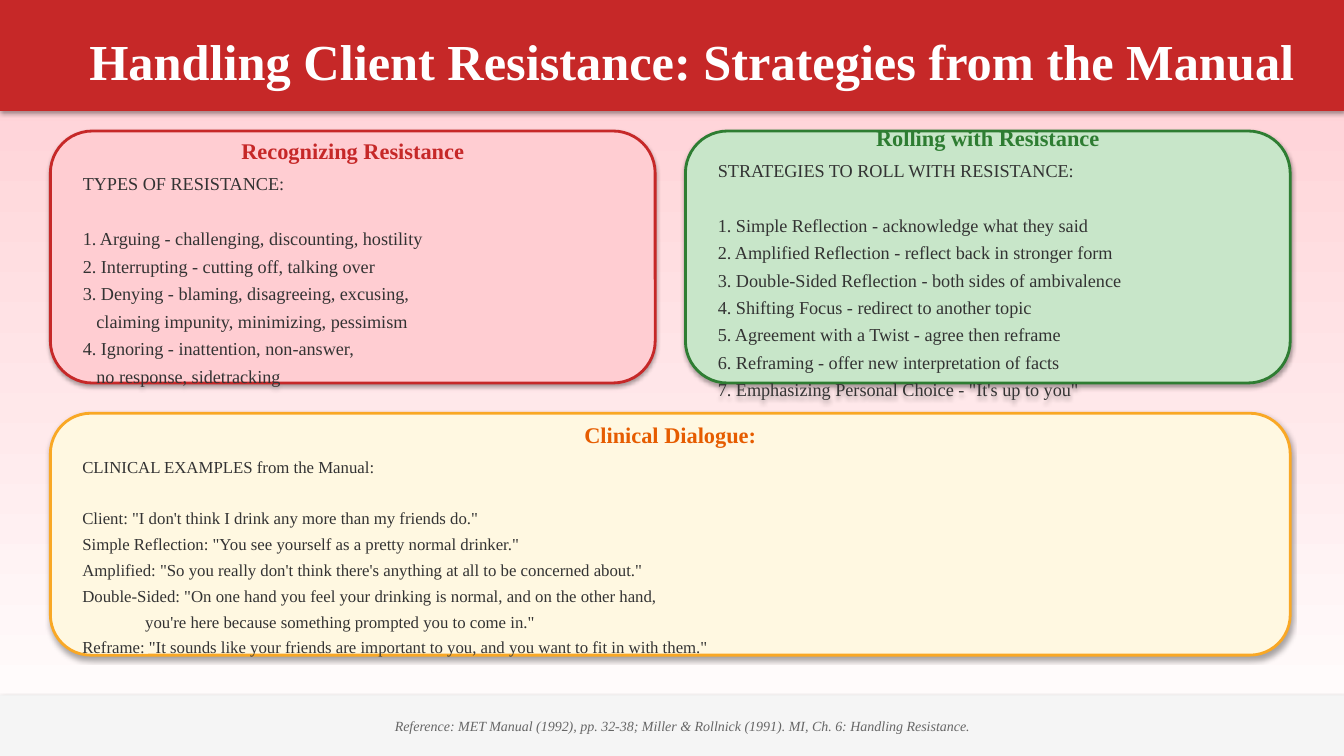
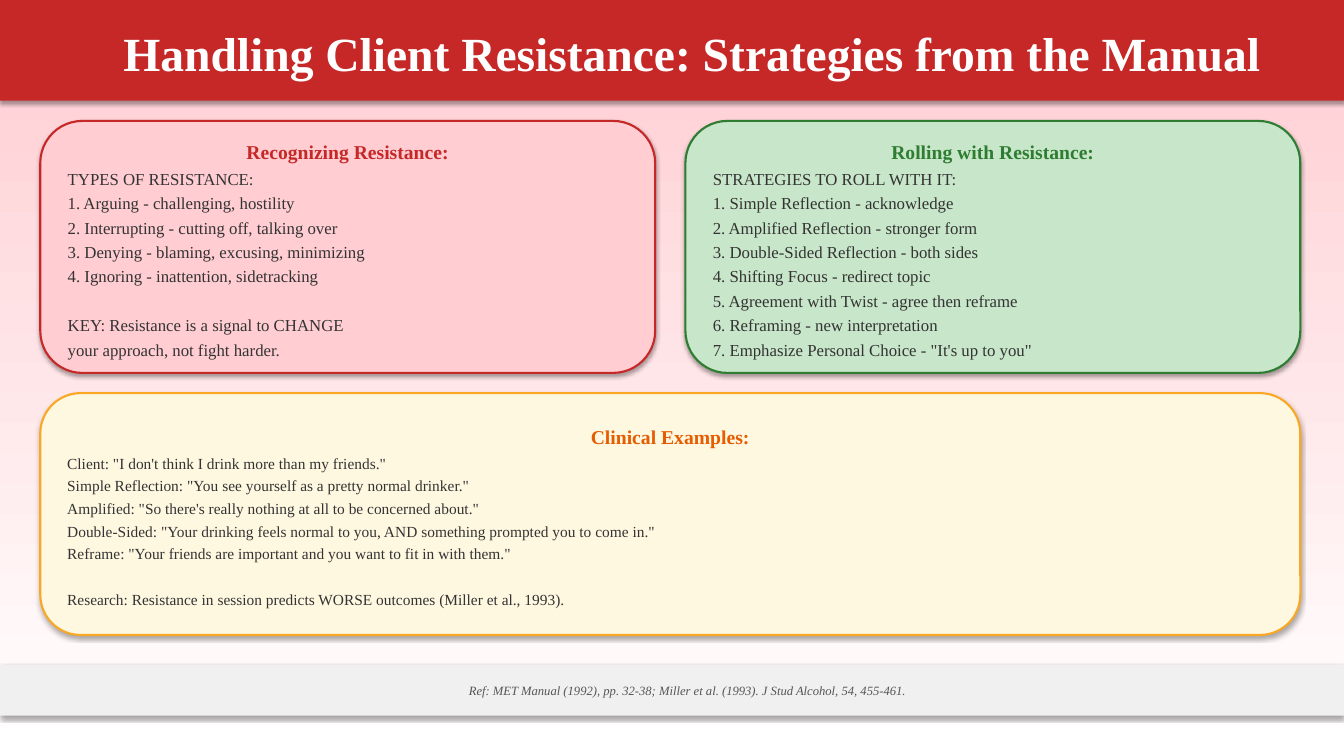
Before and after one commit to tejasdangodra786-byte/Dango-kiro, a slide deck: slide 21 of MET_Comprehensive_Presentation.pptx (slide 23 before the commit). Drawn at 1344x756 pixels with LibreOffice and Linux fonts; fonts in the diff are those of the drawing. Boxes give left, top, right and bottom in pixels: in the first picture for what was removed or moved away, otherwise in the second. Text is boxed around its words. In the diff, an @@ line names an element or a change of style, - is before the commit and + after.

Commit message:
MET Presentation v4.1: Fixed overlaps + new sections (65 slides)
FIXES:
- Strict zone-based layout prevents all visual overlapping
  Title zone: 0-1.0 inch | Content zone: 1.15-6.45 inch | Reference: 6.6-7.1 inch
- Reduced text per box, consistent spacing between elements
- Proper margins and padding in all content boxes

NEW SECTIONS ADDED:
- Section 8: Comparison with Other Therapies
  * MET vs CBT (with research on combining both)
  * MET vs 12-Step Facilitation
  * Comprehensive comparison table (MET/CBT/TSF/CM/CRA/BSFT)
  * Why MET is more effective in specific contexts
  * Family & Caregiver involvement (CRAFT, stepped care model)
  * Therapies used alongside MET for comprehensive care

- Section 9: Comorbid Psychiatric Disorders
  * Personality Disorders (BPD, ASPD) + MET adaptations
  * Depression comorbidity + MET adaptations
  * Anxiety & PTSD comorbidity + MET adaptations
  * Bipolar & Psychotic Disorders + MET adaptations
  * Summary table with all adaptations and adjunct therapies
  * Research references for each comorbid condition

RETAINED FROM v4:
- All original 8 sections (intro, theory, principles, sessions, techniques, case, worksheets, research)
- Colorful visual design with multiple color schemes
- Times New Roman font (titles 34pt, content 12-13pt)
- References on every slide
- Case conceptualization (anonymized)
- 6 printable worksheets

```diff
--- a/MET_Comprehensive_Presentation.pptx
+++ b/MET_Comprehensive_Presentation.pptx
@@ rectangle "Handling Client Resistance: Strategies from ...": place and size @@
-rectangle "Handling Client Resistance: Strategies from ..." at (0, 0, 1344, 111)
+rectangle "Handling Client Resistance: Strategies from ..." at (0, 0, 1344, 101)
@@ rectangle "Handling Client Resistance: Strategies from ..." at (0, 0, 1344, 101): size 36 to 34 pt @@
@@ rounded rectangle "Recognizing Resistance:": place and size @@
-rounded rectangle "Recognizing Resistance:" at (50, 131, 655, 383)
+rounded rectangle "Recognizing Resistance:" at (40, 121, 655, 373)
@@ rounded rectangle "Recognizing Resistance:" at (40, 121, 655, 373): outline #C62828 2 pt to #C62828 1.5 pt @@
@@ text in rounded rectangle at (246, 145, 449, 164): text changed; size 16 to 14 pt @@
-Recognizing Resistance
+Recognizing Resistance:
@@ rounded rectangle "Rolling with Resistance:": place and size @@
-rounded rectangle "Rolling with Resistance:" at (686, 131, 1291, 383)
+rounded rectangle "Rolling with Resistance:" at (686, 121, 1301, 373)
@@ rounded rectangle "Rolling with Resistance:" at (686, 121, 1301, 373): outline #2E7D32 2 pt to #2E7D32 1.5 pt @@
@@ text in rounded rectangle at (713, 145, 1094, 360): text changed; size 13 to 12 pt @@
-Rolling with Resistance
-STRATEGIES TO ROLL WITH RESISTANCE:
-1. Simple Reflection - acknowledge what they said
-2. Amplified Reflection - reflect back in stronger form
-3. Double-Sided Reflection - both sides of ambivalence
-4. Shifting Focus - redirect to another topic
-5. Agreement with a Twist - agree then reframe
-6. Reframing - offer new interpretation of facts
-7. Emphasizing Personal Choice - "It's up to you"
+Rolling with Resistance:
+STRATEGIES TO ROLL WITH IT:
+1. Simple Reflection - acknowledge
+2. Amplified Reflection - stronger form
+3. Double-Sided Reflection - both sides
+4. Shifting Focus - redirect topic
+5. Agreement with Twist - agree then reframe
+6. Reframing - new interpretation
+7. Emphasize Personal Choice - "It's up to you"
@@ text in rounded rectangle at (68, 174, 338, 238): size 13 to 12 pt in "TYPES OF RESISTANCE:", "2. Interrupting - cutting off, talking over"; less space between paragraphs @@
@@ text in rounded rectangle at (68, 197, 295, 213): text changed; size 13 to 12 pt @@
-1. Arguing - challenging, discounting, hostility
+1. Arguing - challenging, hostility
@@ text in rounded rectangle at (68, 246, 364, 360): text changed; size 13 to 12 pt @@
-3. Denying - blaming, disagreeing, excusing,
-claiming impunity, minimizing, pessimism
-4. Ignoring - inattention, non-answer,
-no response, sidetracking
+3. Denying - blaming, excusing, minimizing
+4. Ignoring - inattention, sidetracking
+KEY: Resistance is a signal to CHANGE
+your approach, not fight harder.
@@ rounded rectangle "Clinical Examples:": place and size @@
-rounded rectangle "Clinical Examples:" at (50, 413, 1291, 655)
+rounded rectangle "Clinical Examples:" at (40, 393, 1301, 635)
@@ rounded rectangle "Clinical Examples:" at (40, 393, 1301, 635): outline #F9A825 2 pt to #F9A825 1.5 pt @@
@@ text in rounded rectangle at (67, 430, 749, 472): text changed; size 12 to 11 pt @@
-Clinical Dialogue:
-CLINICAL EXAMPLES from the Manual:
-Client: "I don't think I drink any more than my friends do."
+Clinical Examples:
+Client: "I don't think I drink more than my friends."
@@ text in rounded rectangle at (67, 503, 655, 609): text changed; size 12 to 11 pt @@
-Amplified: "So you really don't think there's anything at all to be concerned about."
-Double-Sided: "On one hand you feel your drinking is normal, and on the other hand,
-you're here because something prompted you to come in."
-Reframe: "It sounds like your friends are important to you, and you want to fit in with them."
+Amplified: "So there's really nothing at all to be concerned about."
+Double-Sided: "Your drinking feels normal to you, AND something prompted you to come in."
+Reframe: "Your friends are important and you want to fit in with them."
+Research: Resistance in session predicts WORSE outcomes (Miller et al., 1993).
@@ text in rounded rectangle at (67, 480, 469, 495): size 12 to 11 pt in "Simple Reflection: "You see yourself as a ..."; less space between paragraphs @@
@@ rectangle "Ref: MET Manual (1992), pp. ...": place and size @@
-rectangle "Ref: MET Manual (1992), pp. ..." at (0, 696, 1344, 756)
+rectangle "Ref: MET Manual (1992), pp. ..." at (0, 665, 1344, 716)
@@ rectangle "Ref: MET Manual (1992), pp. ..." at (0, 665, 1344, 716): fill #F5F5F5 to #F0F0F0 @@
@@ text in rectangle at (469, 686, 905, 698): text changed; size 10 to 9 pt; text colour #666666 to #555555 @@
-Reference: MET Manual (1992), pp. 32-38; Miller & Rollnick (1991). MI, Ch. 6: Handling Resistance.
+Ref: MET Manual (1992), pp. 32-38; Miller et al. (1993). J Stud Alcohol, 54, 455-461.
```
Also in this commit, not shown: 42 other slides changed, 22 slides added, 19 slides removed, 1 other file.
